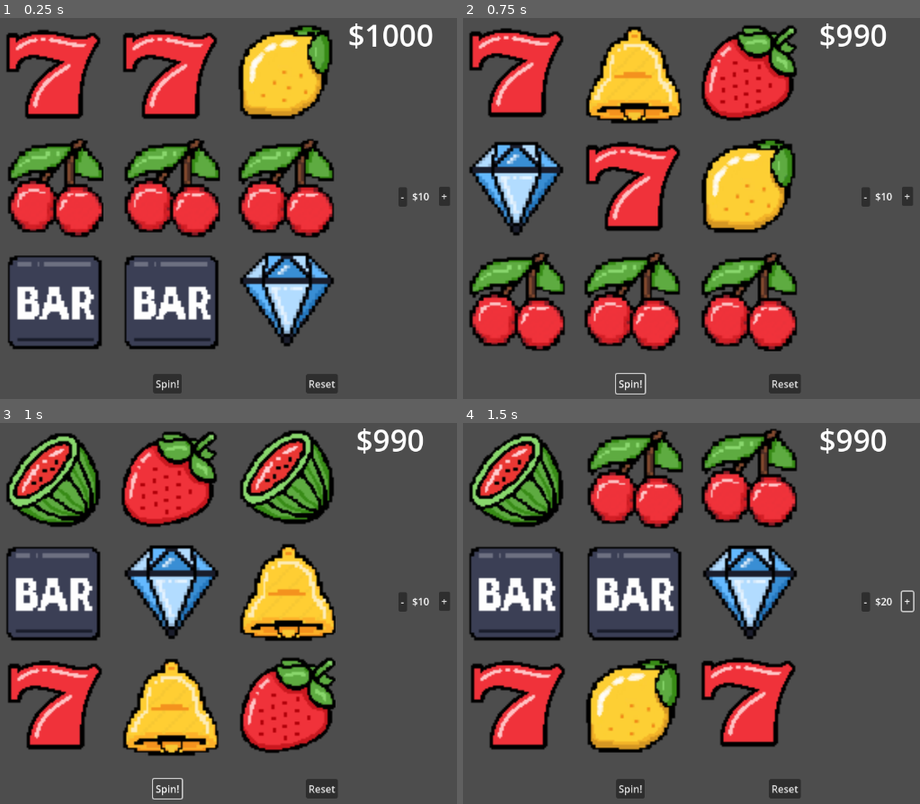
Above: before the commit, frames 1-4 (two rows, left to right).
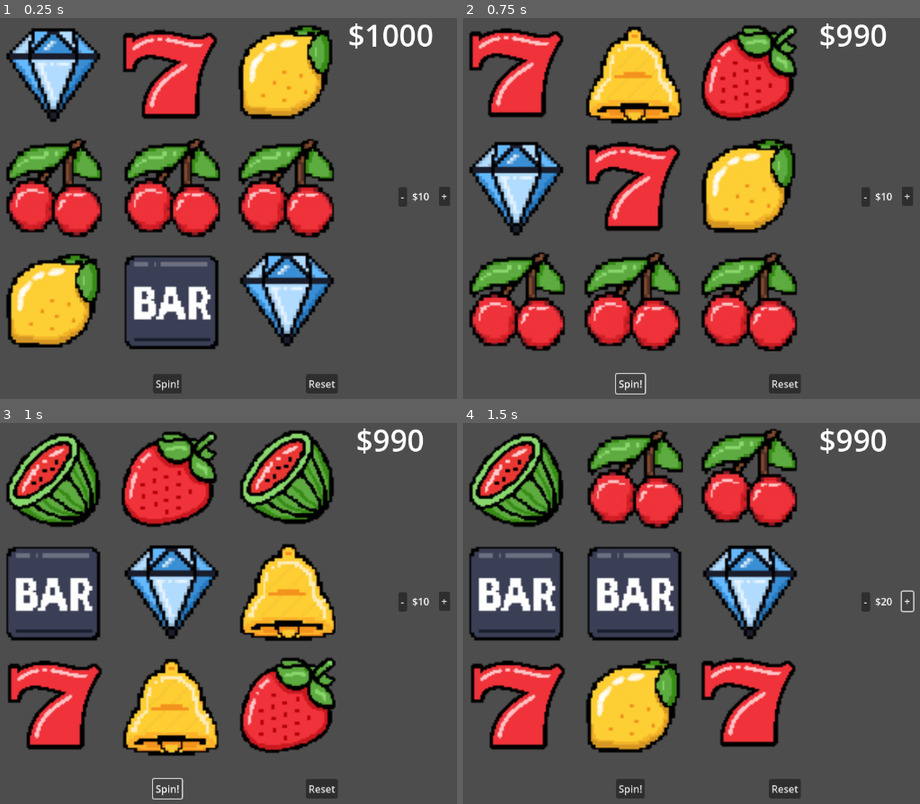
Above: after the commit, the same moments.

Repository: DaTimeKeeper/Slots
Game: Godot game, scene res://SlotWheels.tscn
Two runs of this game, one before a commit and one after it. Both use one fixed random seed, a clock stepped at 60 frames per second and the inputs below.
Inputs:
- Up to frame 1 (0.25 s): no input
- Up to frame 2 (0.75 s): click "Spin!" at 0.5 s
- Up to frame 3 (1 s): no input
- Up to frame 4 (1.5 s): click "+" at 1.25 s

The runs differ from the first frame. In frame 1, 9.6% of the frame differs, in the area x 1-23%, y 2-88%; in frame 2, nothing differs; in frame 3, nothing differs; in frame 4, nothing differs.

Commit message:
change starting postion

Diff:
--- a/SlotWheels.tscn
+++ b/SlotWheels.tscn
@@ -346,7 +346,7 @@
 position = Vector2(-410, 5)
 scale = Vector2(2.5, 2.5)
 sprite_frames = SubResource("SpriteFrames_043vx")
-animation = &"Random_Spin"
+animation = &"spin"
 
 [node name="Timer" type="Timer" parent="Wheel1"]
 wait_time = 0.5
--- a/project.godot
+++ b/project.godot
@@ -14,3 +14,8 @@
 run/main_scene="res://SlotWheels.tscn"
 config/features=PackedStringArray("4.2", "Forward Plus")
 config/icon="res://icon.svg"
+
+[editor]
+
+version_control/plugin_name="GitPlugin"
+version_control/autoload_on_startup=true
Not shown, added: addons/godot-git-plugin/plugin.cfg
Not shown, added: addons/godot-git-plugin/LICENSE
Not shown, added: addons/godot-git-plugin/THIRDPARTY.md
Not shown, added: addons/godot-git-plugin/git_plugin.gdextension
Not shown, added: addons/godot-git-plugin/linux/libgit_plugin.linux.editor.x86_64.so
Not shown, added: addons/godot-git-plugin/macos/libgit_plugin.macos.editor.universal.dylib
Not shown, added: addons/godot-git-plugin/win64/libgit_plugin.windows.editor.x86_64.dll
Not shown, added: addons/godot-git-plugin/win64/libgit_plugin.windows.editor.x86_64.exp
Not shown, added: addons/godot-git-plugin/win64/libgit_plugin.windows.editor.x86_64.lib
Not shown, added: addons/godot-git-plugin/win64/~libgit_plugin.windows.editor.x86_64.dll
